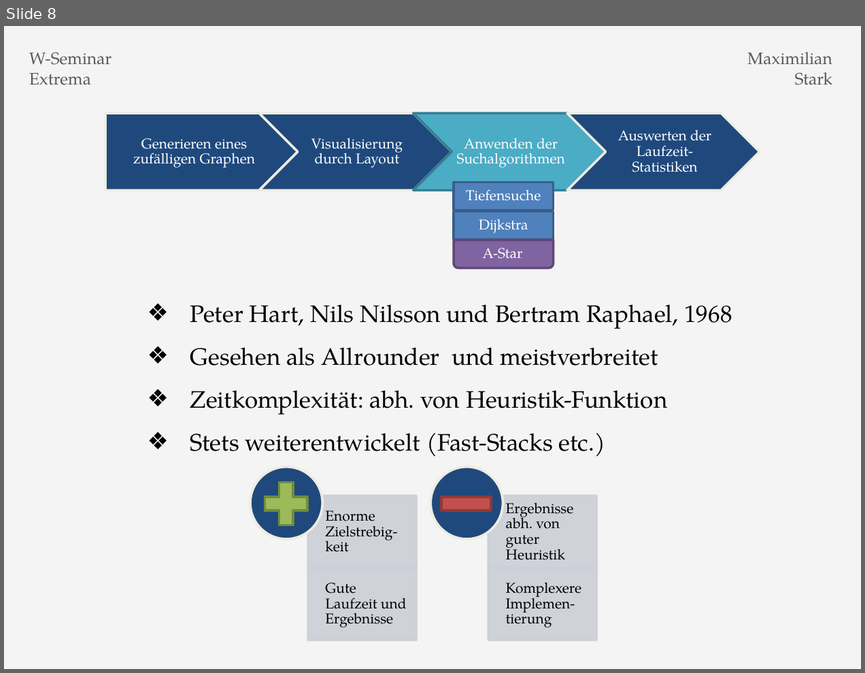
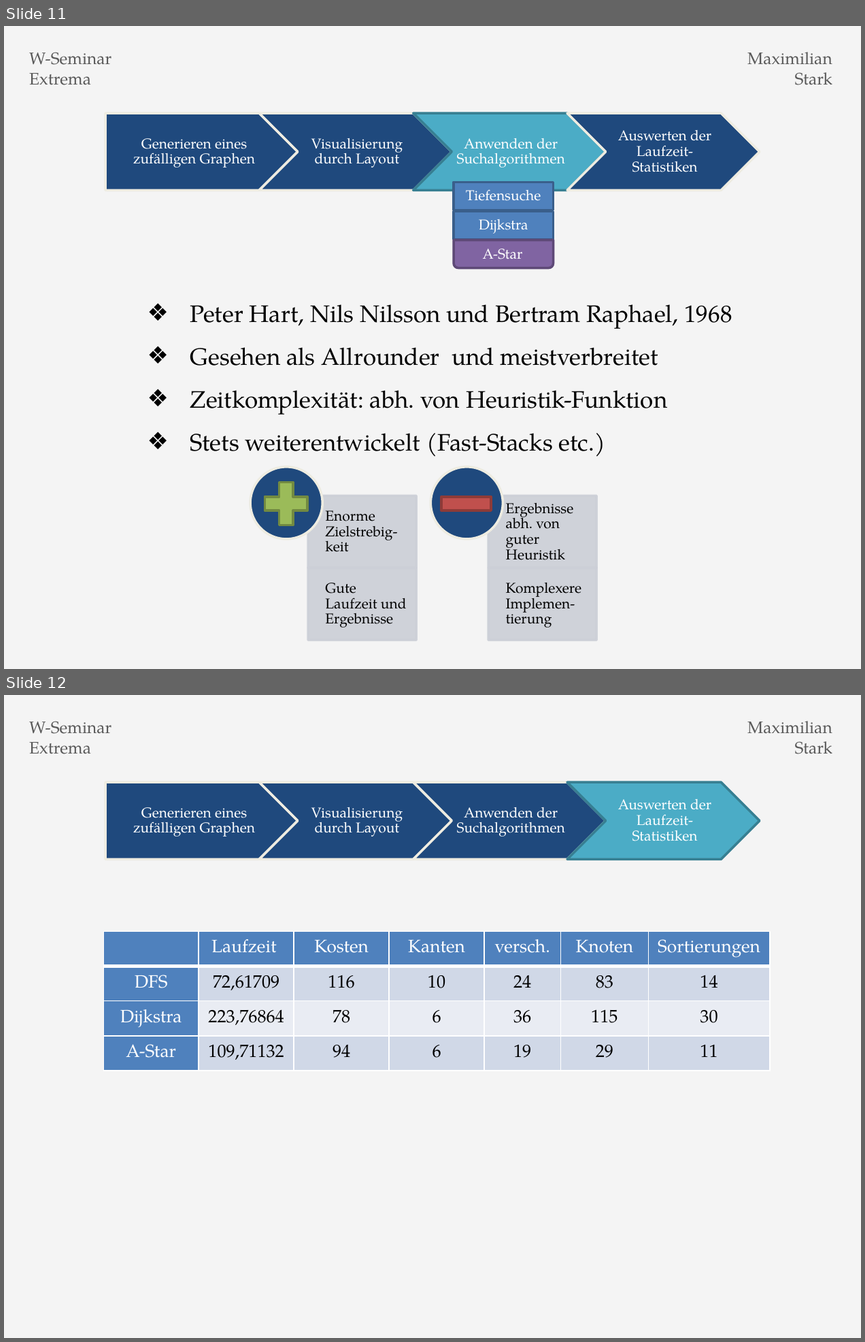
Before and after one commit to Dakror/WSeminar, a slide deck: tex/pres.pptx. Shown one above the other, each under a label of ours: slide 8 before the commit, slides 11 and 12 after it. The pictures are 865x673 and 865x1342 pixels, drawn with LibreOffice and Linux fonts; fonts in the diff are those of the drawing. Boxes give left, top, right and bottom in pixels: in the first picture for what was removed or moved away, otherwise in the second. Text is boxed around its words. In the diff, an @@ line names an element or a change of style, - is before the commit and + after.

```diff
--- a/tex/pres.pptx
+++ b/tex/pres.pptx
@@ slide 12 added at (4,695,861,1338), background #F4F4F4 @@
@@ text added at (29,721,111,754), 14 pt, text #595959 @@
+W-Seminar Extrema
@@ text added at (747,721,832,754), 14 pt, text #595959 @@
+Maximilian Stark
@@ group added at (105,783,759,860): 4 texts, 3 chevrons, 1 pentagon arrow @@
+Generieren eines zufälligen Graphen
+Visualisierung durch Layout
+Anwenden der Suchalgorithmen
+Auswerten der Laufzeit-Statistiken
@@ table added at (103,932,769,1070), 4 rows, 7 columns @@
+ | Laufzeit | Kosten | Kanten | versch. | Knoten | Sortierungen
+DFS | 72,61709 | 116 | 10 | 24 | 83 | 14
+Dijkstra | 223,76864 | 78 | 6 | 36 | 115 | 30
+A-Star | 109,71132 | 94 | 6 | 19 | 29 | 11
@@ what was slide 8 is now slide 11 @@
```
Also in this commit, not shown: 1 slide changed, 3 other slides added, 15 other files.
